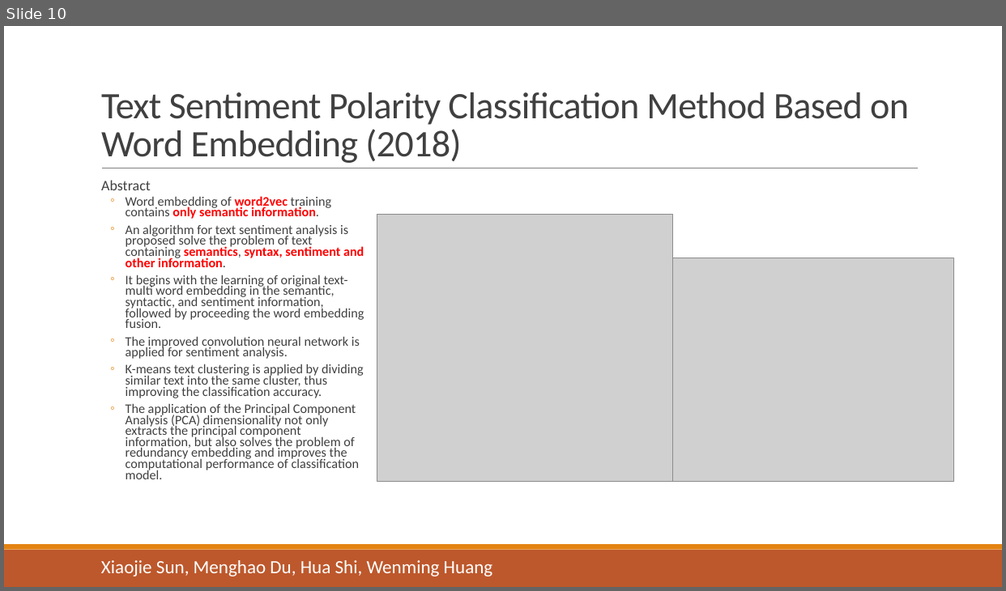
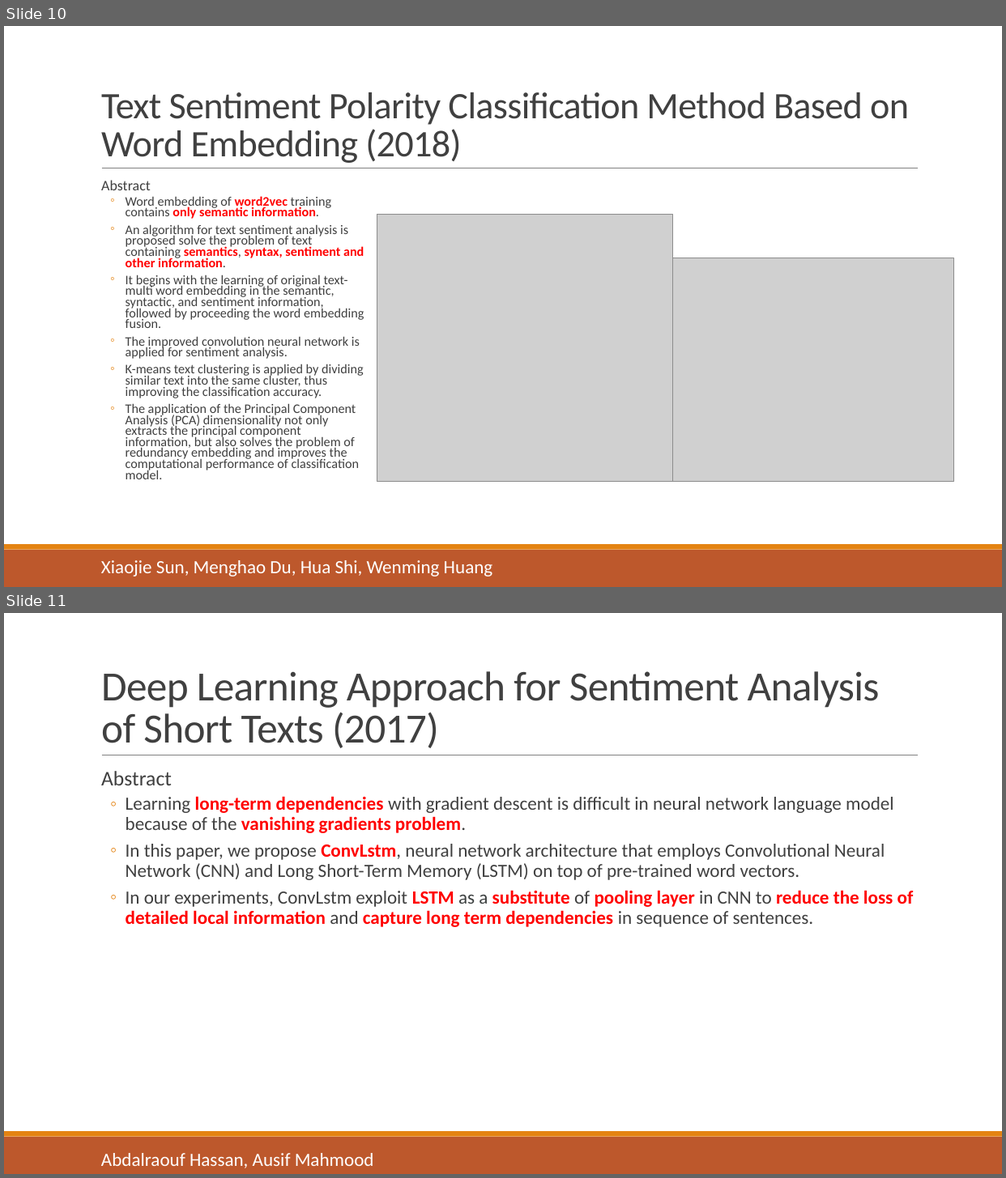
Before and after one commit to liangxh/grad, a slide deck: [报告] Text Emotion Detection.pptx. Shown one above the other, each under a label of ours: slide 10 before the commit, slides 10 and 11 after it. The pictures are 1006x591 and 1006x1178 pixels, drawn with LibreOffice and Linux fonts; fonts in the diff are those of the drawing; grey boxes stand for pictures. Boxes give left, top, right and bottom in pixels: in the first picture for what was removed or moved away, otherwise in the second. Text is boxed around its words. In the diff, an @@ line names an element or a change of style, - is before the commit and + after.

```diff
--- a/[报告] Text Emotion Detection.pptx
+++ b/[报告] Text Emotion Detection.pptx
@@ slide 11 added at bbox=[4, 613, 1002, 1174], background #FFFFFF; not listed: 3 template elements that a slide beside it also shows @@
@@ title added at bbox=[101, 671, 880, 748], 40 pt, text #404040 @@
+Deep Learning Approach for Sentiment Analysis of Short Texts (2017)
@@ text added at bbox=[101, 771, 914, 927], 18 pt, text #404040 @@
+  Abstract
+  ◦ Learning long-term dependencies with gradient descent is difficult in neural network language model because of the vanishing gradients problem.
+  ◦ In this paper, we propose ConvLstm, neural network architecture that employs Convolutional Neural Network (CNN) and Long Short-Term Memory (LSTM) on top of pre-trained word vectors.
+  ◦ In our experiments, ConvLstm exploit LSTM as a substitute of pooling layer in CNN to reduce the loss of detailed local information and capture long term dependencies in sequence of sentences.
@@ text added at bbox=[101, 1153, 374, 1169], 18 pt, text #FFFFFF @@
+Abdalraouf Hassan, Ausif Mahmood
```
Also in this commit, not shown: 3 other files.
